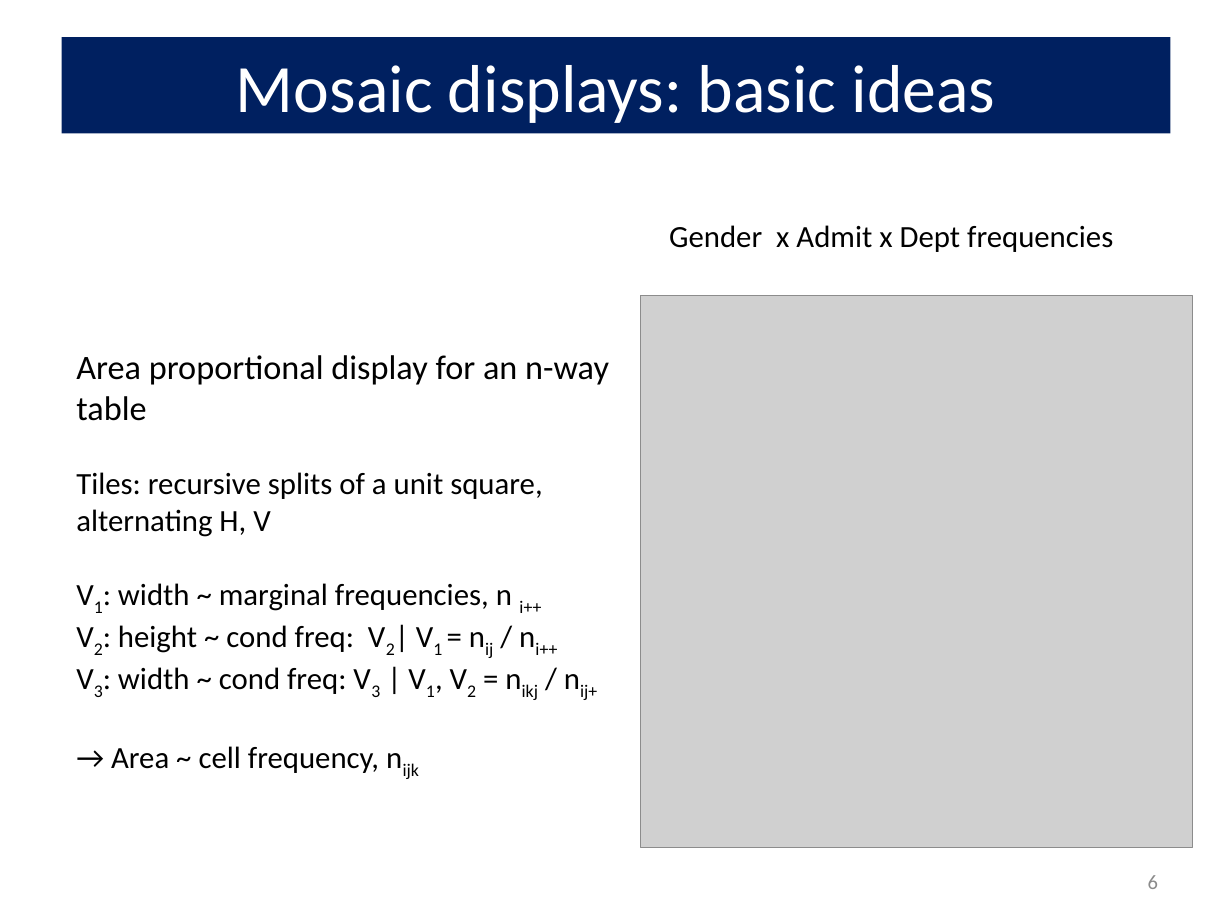
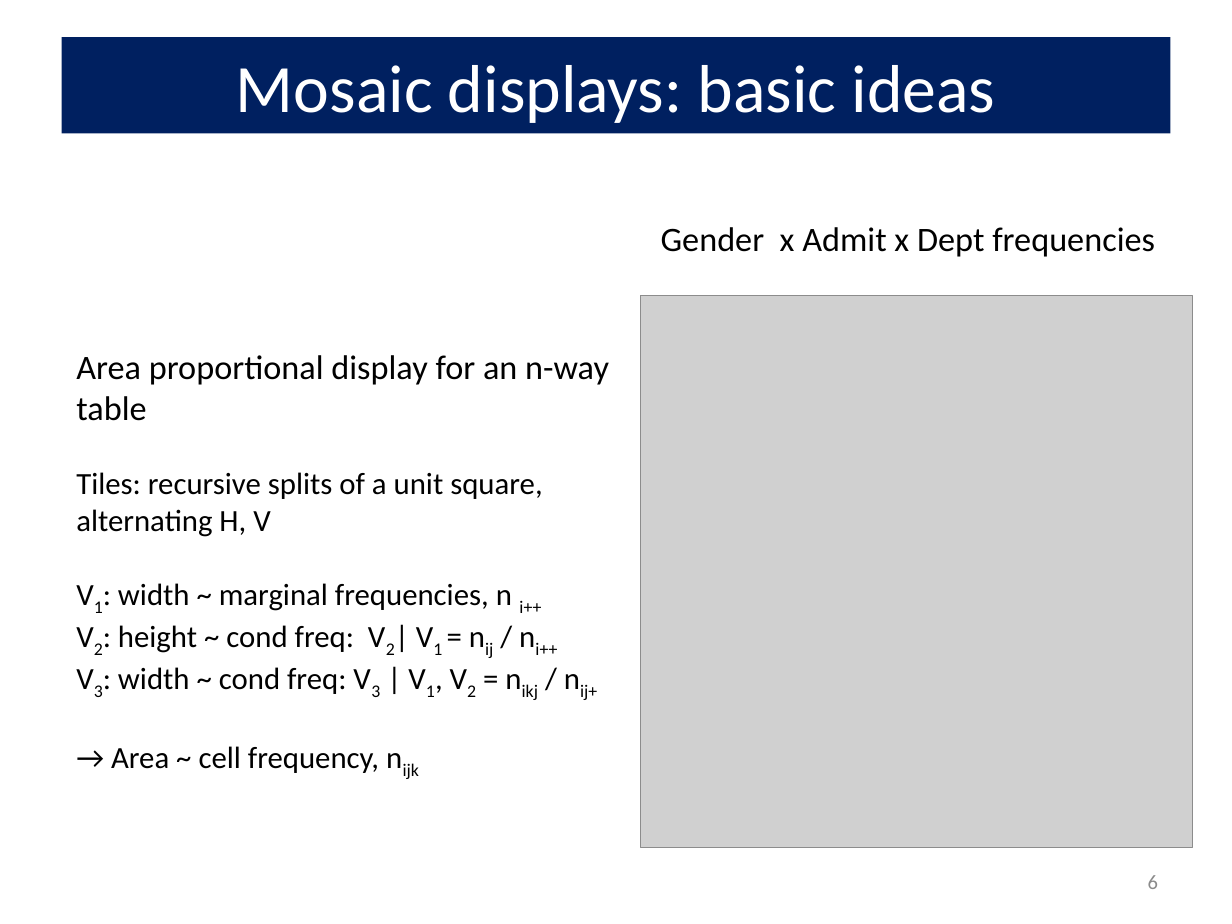
Before and after one commit to friendly/psy6136, a slide deck: slide 6 of docs/lectures/04-Loglin.pptx. Drawn at 1232x924 pixels with LibreOffice and Linux fonts; fonts in the diff are those of the drawing; grey boxes stand for pictures. Boxes give left, top, right and bottom in pixels: in the first picture for what was removed or moved away, otherwise in the second. Text is boxed around its words. In the diff, an @@ line names an element or a change of style, - is before the commit and + after.

```diff
--- a/docs/lectures/04-Loglin.pptx
+++ b/docs/lectures/04-Loglin.pptx
@@ text "Gender x Admit x Dept ...": place and size @@
-text "Gender x Admit x Dept ..." at [669, 225, 1113, 252]
+text "Gender x Admit x Dept ..." at [661, 227, 1155, 257]
@@ text "Gender x Admit x Dept ..." at [661, 227, 1155, 257]: size 18 to 20 pt; alignment left to right @@
```
Also in this commit, not shown: 25 other slides changed, 3 slides added, 15 other files.
